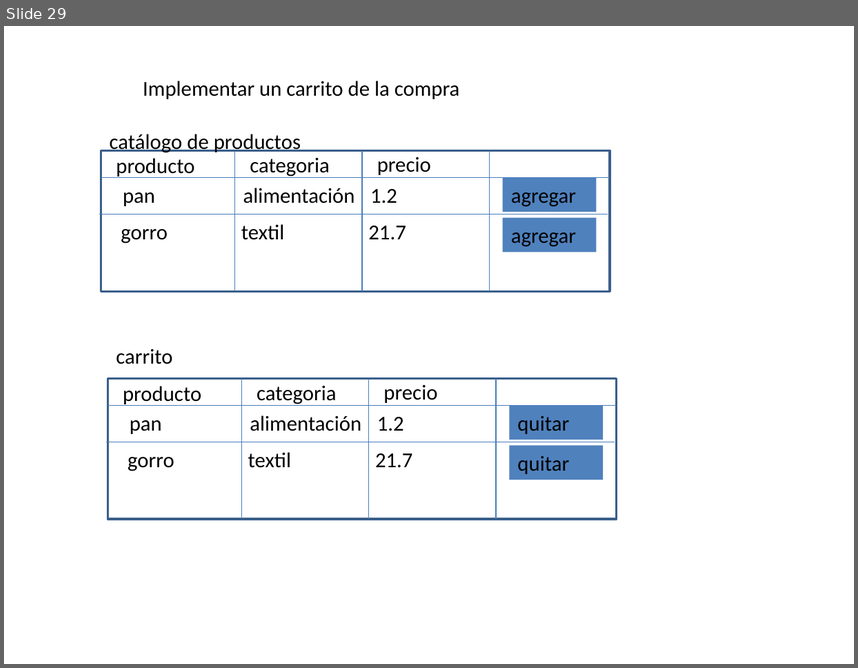
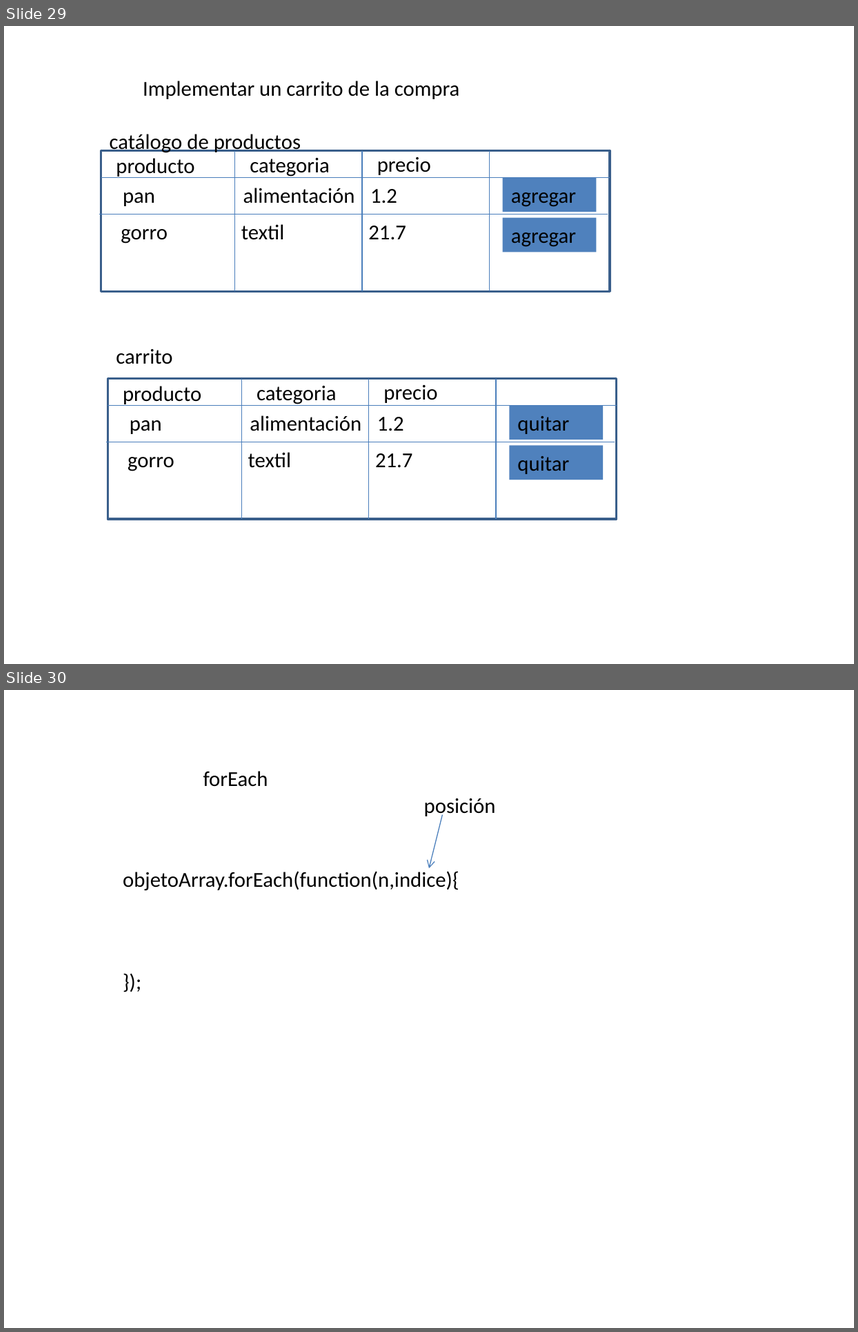
Before and after one commit to amartinsierra/javascript2025, a slide deck: pizarra.pptx. Shown one above the other, each under a label of ours: slide 29 before the commit, slides 29 and 30 after it. The pictures are 858x668 and 858x1332 pixels, drawn with LibreOffice and Linux fonts; fonts in the diff are those of the drawing. Boxes give left, top, right and bottom in pixels: in the first picture for what was removed or moved away, otherwise in the second. Text is boxed around its words. In the diff, an @@ line names an element or a change of style, - is before the commit and + after.

```diff
--- a/pizarra.pptx
+++ b/pizarra.pptx
@@ slide 30 added at [4, 690, 854, 1328], background #FFFFFF @@
@@ text added at [203, 771, 268, 787], 18 pt, text #000000 @@
+forEach
@@ text added at [424, 798, 496, 818], 18 pt, text #000000 @@
+posición
@@ arrow added from (443, 815) to (429, 869), #4B7EBC 0.75 pt @@
@@ text added at [123, 871, 459, 891], 18 pt, text #000000 @@
+objetoArray.forEach(function(n,indice){
+});
```
Also in this commit, not shown: 1 slide changed, 2 other slides added, 2 other files.
